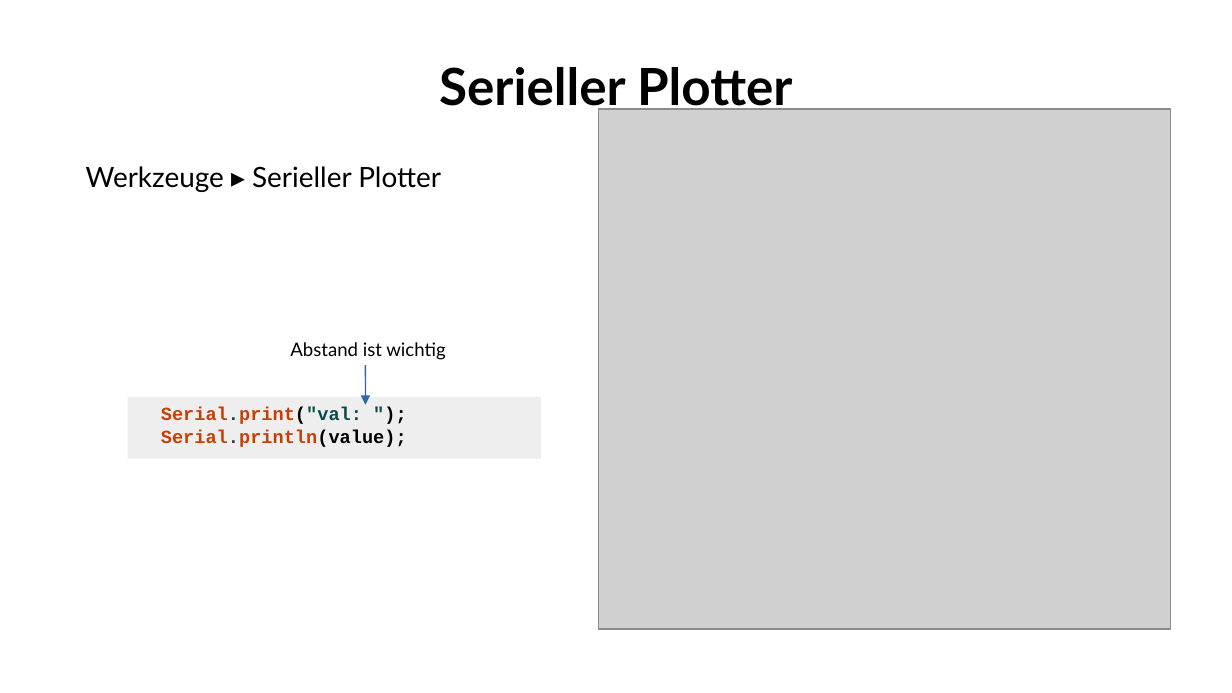
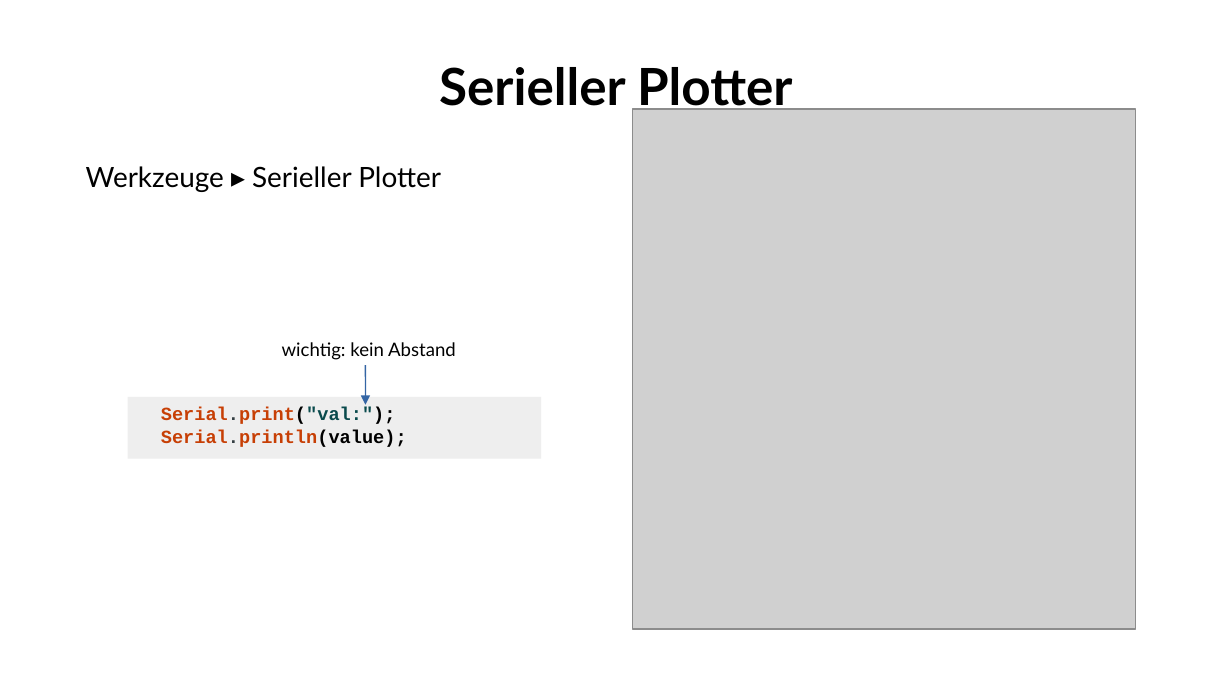
Before and after one commit to fablabwinti/workshop-arduino-1, a slide deck: slide 20 of ArduinoI.odp. Drawn at 1232x693 pixels with LibreOffice and Linux fonts; fonts in the diff are those of the drawing; grey boxes stand for pictures; background and template pictures are left out. Boxes give left, top, right and bottom in pixels: in the first picture for what was removed or moved away, otherwise in the second. Text is boxed around its words. In the diff, an @@ line names an element or a change of style, - is before the commit and + after.

```diff
--- a/ArduinoI.odp
+++ b/ArduinoI.odp
@@ picture: place and size @@
-picture at <box>598,110,1171,629</box>
+picture at <box>633,110,1136,629</box>
@@ text at <box>282,342,456,360</box>: text changed @@
-Abstand ist wichtig
+wichtig: kein Abstand
@@ text in rectangle at <box>161,407,396,424</box>: spaces changed @@
-Serial.print("val: ");
+Serial.print("val:");
```
Also in this commit, not shown: 1 other slide changed, 2 other files.
